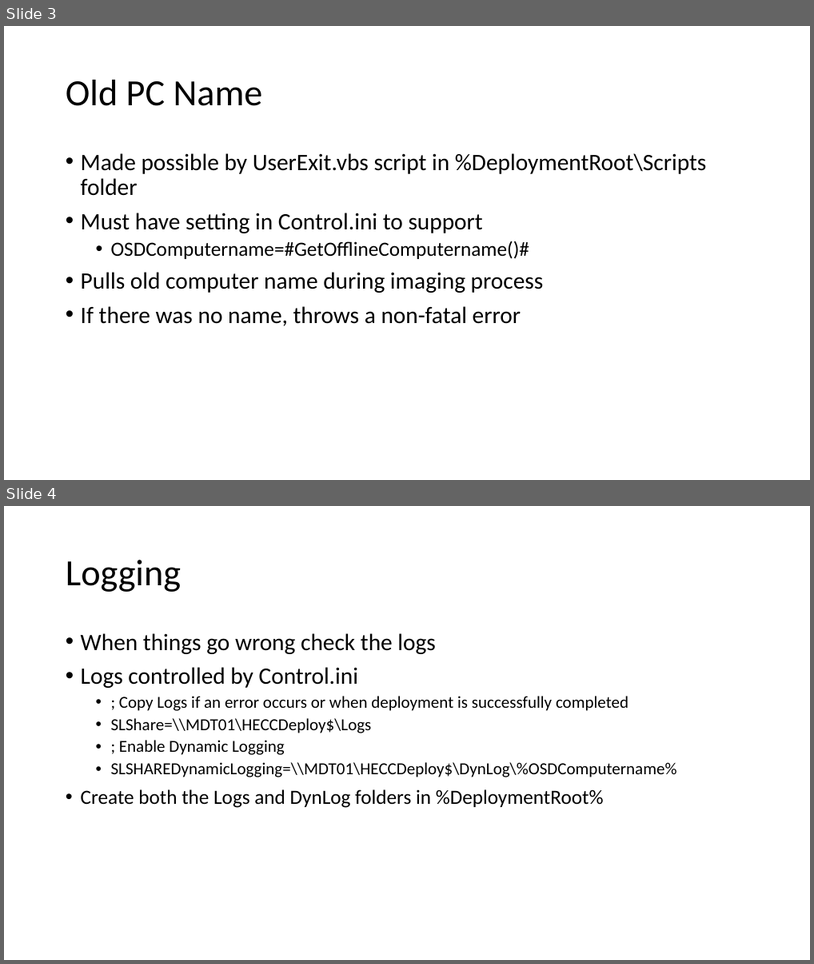
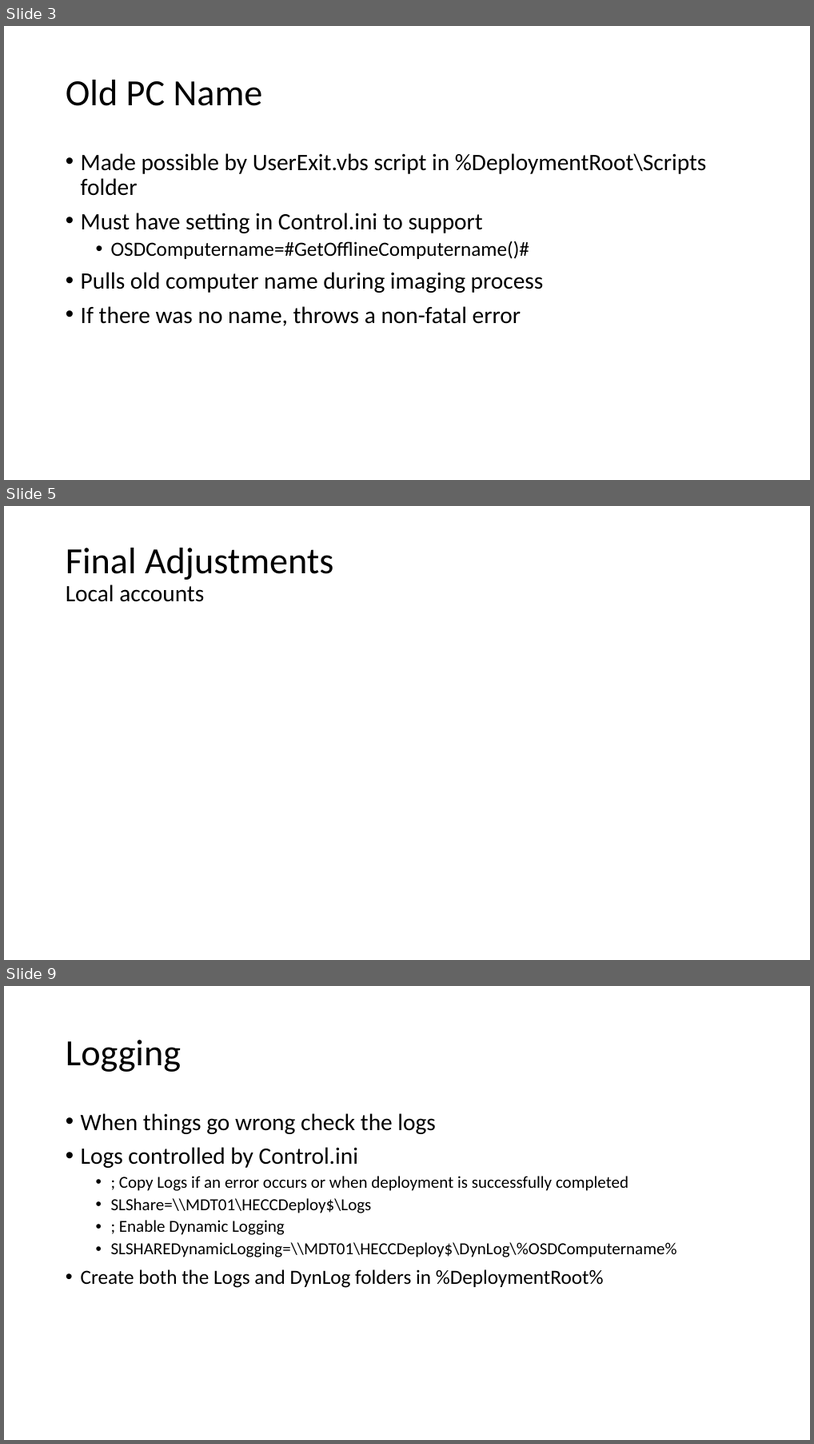
Before and after one commit to fydexx/HECC-2018, a slide deck: Part_02/Section03.pptx. Shown one above the other, each under a label of ours: slides 3 and 4 before the commit, slides 3, 5 and 9 after it; the slides between them are not shown. The pictures are 814x964 and 814x1444 pixels, drawn with LibreOffice and Linux fonts; fonts in the diff are those of the drawing. Boxes give left, top, right and bottom in pixels: in the first picture for what was removed or moved away, otherwise in the second. Text is boxed around its words. In the diff, an @@ line names an element or a change of style, - is before the commit and + after.

```diff
--- a/Part_02/Section03.pptx
+++ b/Part_02/Section03.pptx
@@ slide 5 added at <box>4,506,810,960</box>, background #FFFFFF @@
@@ title added at <box>66,548,334,602</box>, 44 pt, text #000000 @@
+Final Adjustments
+Local accounts
@@ what was slide 4 is now slide 9 @@
```
Also in this commit, not shown: 4 other slides added.
